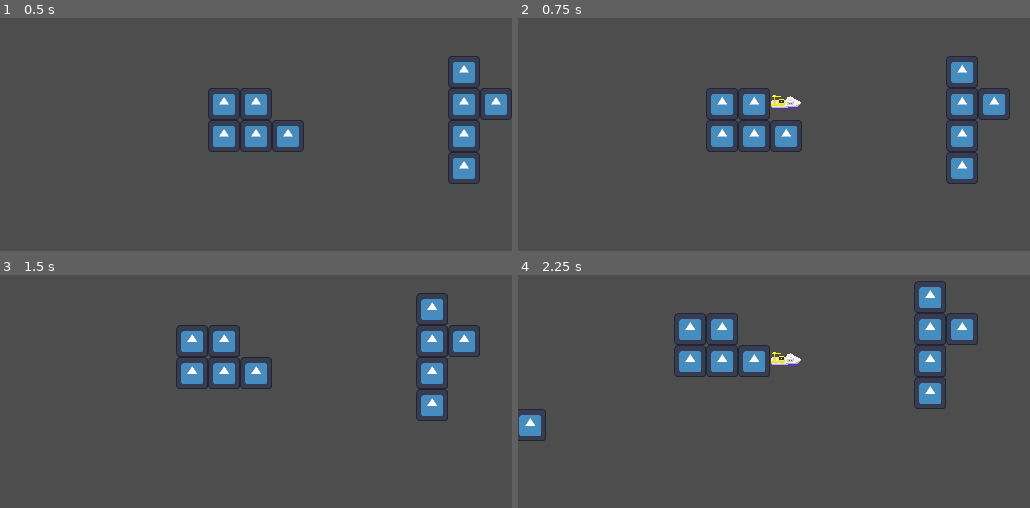
Above: before the commit, frames 1-4 (two rows, left to right).
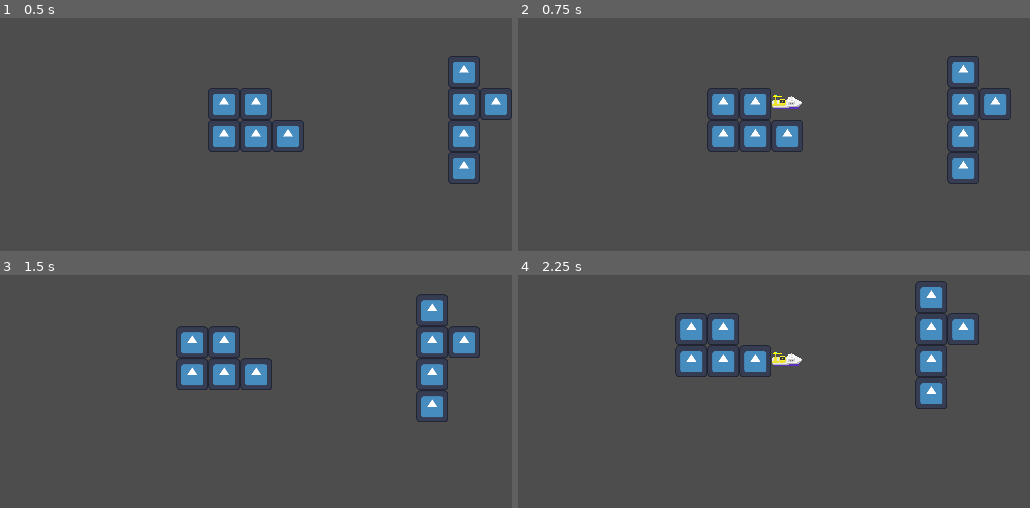
Above: after the commit, the same moments.

Repository: studentkrisk/minijam134
Game: Godot game, scene res://World/world.tscn
Two runs of this game, one before a commit and one after it. Both use one fixed random seed, a clock stepped at 60 frames per second and the inputs below. The engine's default icon, where the game draws it, is replaced by a stand-in: a white triangle on a blue panel in a dark square.
Inputs:
- Up to frame 1 (0.5 s): no input
- Up to frame 2 (0.75 s): tap Enter at 0.5 s; hold D (game_right) from 0.53 s (still down); tap Space (wait) at 0.6 s
- Up to frame 3 (1.5 s): release D (game_right) at 1.28 s; hold S (game_down) from 1.28 s (still down); tap Space (wait) at 1.35 s
- Up to frame 4 (2.25 s): release S (game_down) at 2.03 s; hold D (game_right) from 2.03 s (still down); tap Space (wait) at 2.1 s

Frame 1 is identical in both runs. In frame 2, 1.5% of the frame differs, in the area x 36-97%, y 16-72%; in frame 3, 1.4%; in frame 4, 1.9%, in the area x 0-91%, y 2-72%.

Commit message:
Not Turn Based

Diff:
--- a/Enemies/Pirates.gd
+++ b/Enemies/Pirates.gd
@@ -1,8 +1,10 @@
 extends CharacterBody2D
 
 var player = null
+var can_shoot = true
 
 @onready var Cannon = preload("res://Enemies/cannon.tscn")
+
 
 func _turn():
 	if player != null:
@@ -13,33 +15,46 @@
 			elif(player.global_position.y > global_position.y):
 				inp = Vector2(0, 1)
 			else:
-				var dir = Vector2.ZERO
-				if(player.global_position.x < global_position.x):
-					dir = Vector2(-1, 0)
-				else:
-					dir = Vector2(1, 0)
-				var cannon = Cannon.instantiate()
-				cannon.global_position = global_position
-				cannon.direction = dir
-				get_parent().add_child(cannon)
+				if(can_shoot):
+					var dir = Vector2.ZERO
+					if(player.global_position.x < global_position.x):
+						dir = Vector2(-1, 0)
+					else:
+						dir = Vector2(1, 0)
+					var cannon = Cannon.instantiate()
+					cannon.global_position = global_position
+					cannon.direction = dir
+					get_parent().add_child(cannon)
+					can_shoot = false
+					$Cooldown.start(1)
 		else:
 			if(player.global_position.x < global_position.x):
 				inp = Vector2(-1, 0)
 			elif(player.global_position.x > global_position.x):
 				inp = Vector2(1, 0)
 			else:
-				var dir = Vector2.ZERO
-				if(player.global_position.y < global_position.y):
-					dir = Vector2(0, -1)
-				else:
-					dir = Vector2(0, 1)
-				var cannon = Cannon.instantiate()
-				cannon.global_position = global_position
-				cannon.direction = dir
-				get_parent().add_child(cannon)
+				if(can_shoot):
+					var dir = Vector2.ZERO
+					if(player.global_position.y < global_position.y):
+						dir = Vector2(0, -1)
+					else:
+						dir = Vector2(0, 1)
+					var cannon = Cannon.instantiate()
+					cannon.global_position = global_position
+					cannon.direction = dir
+					get_parent().add_child(cannon)
+					can_shoot = false
+					$Cooldown.start(1)
 		$Raycast2D.target_position = inp * Global.tile_size
 		if not $Raycast2D.is_colliding():
-			global_position += $Raycast2D.target_position
+			#global_position += $Raycast2D.target_position
+			var tween = create_tween()
+			tween.tween_property(self, "global_position", global_position + $Raycast2D.target_position, 0.1)
+			tween.play()
+
 
 func _on_player_detection_zone_body_entered(body):
 	player = body
+
+func _on_cooldown_timeout():
+	can_shoot = true
--- a/Enemies/Pirates.tscn
+++ b/Enemies/Pirates.tscn
@@ -7,7 +7,7 @@
 size = Vector2(32, 32)
 
 [sub_resource type="RectangleShape2D" id="RectangleShape2D_lw6yh"]
-size = Vector2(160, 160)
+size = Vector2(288, 288)
 
 [node name="Pirates" type="CharacterBody2D"]
 script = ExtResource("1_btya5")
@@ -29,4 +29,7 @@
 [node name="Raycast2D" type="RayCast2D" parent="."]
 target_position = Vector2(0, 0)
 
+[node name="Cooldown" type="Timer" parent="."]
+
 [connection signal="body_entered" from="PlayerDetectionZone" to="." method="_on_player_detection_zone_body_entered"]
+[connection signal="timeout" from="Cooldown" to="." method="_on_cooldown_timeout"]
--- a/Enemies/cannon.gd
+++ b/Enemies/cannon.gd
@@ -1,9 +1,14 @@
 extends CharacterBody2D
+class_name Cannon
 
 var direction = Vector2.ZERO
+var bullet_time = 0
 
 func _turn():
 	#global_position += direction * Global.tile_size * 2
-	var tween = create_tween()
-	tween.tween_property(self, "global_position", global_position + direction * Global.tile_size * 2, 0.1)
-	tween.play()
+	bullet_time += 1
+	if(bullet_time == 2):
+		var tween = create_tween()
+		tween.tween_property(self, "global_position", global_position + direction * Global.tile_size * 2, 0.1)
+		tween.play()
+		bullet_time = 0
--- a/Player/Player.gd
+++ b/Player/Player.gd
@@ -7,7 +7,10 @@
 func _physics_process(delta):
 	$AnimationTree.active = !$AnimationTree.active
 	if not $Raycast2D.is_colliding():
-		global_position += $Raycast2D.target_position
+		#global_position += $Raycast2D.target_position
+		var tween = create_tween()
+		tween.tween_property(self, "global_position", global_position + $Raycast2D.target_position, 0.01)
+		tween.play()
 		if moving:
 			emit_signal("turn_end")
 			moving = false
--- a/World/Spawner.gd
+++ b/World/Spawner.gd
@@ -2,14 +2,14 @@
 
 @onready var Pirate = preload("res://Enemies/Pirates.tscn")
 
-@export var chance = 10
+@export var chance = 30
 
 var rng = RandomNumberGenerator.new()
 
 func _turn():
-	var children = get_children()
-	for i in children:
-		i._turn()
+	#var children = get_children()
+	#for i in children:
+		#i._turn()
 	var num = rng.randi_range(0, chance)
 	if num == 1:
 		var pirate = Pirate.instantiate()
@@ -26,3 +26,10 @@
 			offset = Vector2(-256, num)
 		pirate.global_position = player.global_position + offset
 		add_child(pirate)
+
+func _on_timer_timeout():
+	var children = get_children()
+	for i in children:
+		if(!(i is Timer)):
+			i._turn()
+	$Timer.start(0.1)
--- a/World/world.tscn
+++ b/World/world.tscn
@@ -19,4 +19,10 @@
 y_sort_enabled = true
 script = ExtResource("3_cv7gn")
 
+[node name="Timer" type="Timer" parent="Enemies"]
+wait_time = 0.1
+autostart = true
+
 [node name="Islands" type="Node2D" parent="."]
+
+[connection signal="timeout" from="Enemies/Timer" to="Enemies" method="_on_timer_timeout"]
Not shown, changed: .gitignore
